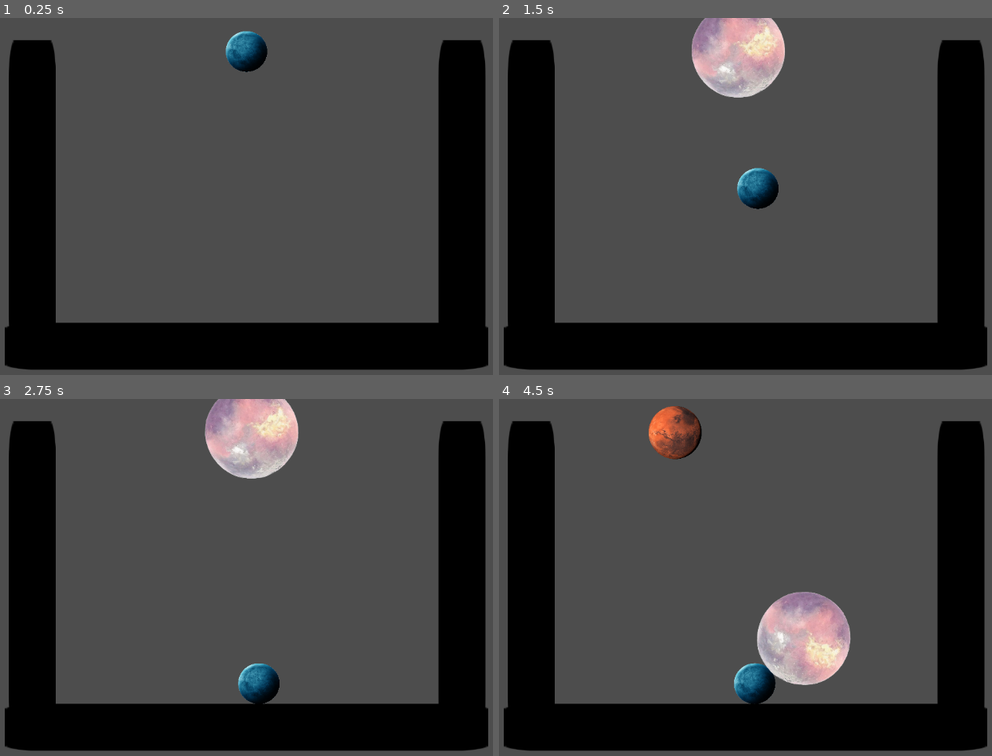
Above: before the commit, frames 1-4 (two rows, left to right).
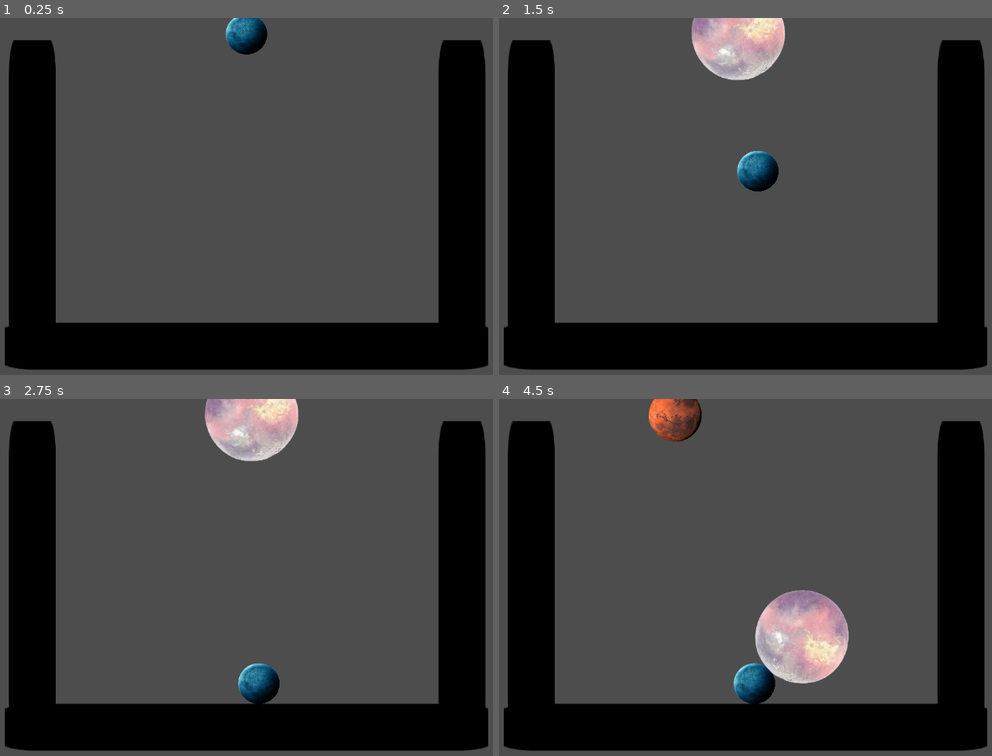
Above: after the commit, the same moments.

Repository: 6thAce/marbel-merger
Game: Godot game, scene res://main.tscn
Two runs of this game, one before a commit and one after it. Both use one fixed random seed, a clock stepped at 60 frames per second and the inputs below. The engine's default icon, where the game draws it, is replaced by a stand-in: a white triangle on a blue panel in a dark square.
Inputs (mouse positions are in pixels of both pictures, inside the frame that each line leads up to):
- Up to frame 1 (0.25 s): no input
- Up to frame 2 (1.5 s): tap Enter at 0.5 s; move the mouse to (883, 178) at 0.52 s; hold Right (ui_right) 0.53-1.28 s; click (883, 178) at 0.67 s; move the mouse to (617, 214) at 1.27 s; hold Left (ui_left) from 1.28 s (still down)
- Up to frame 3 (2.75 s): move the mouse to (310, 498) at 2.02 s; release Left (ui_left) at 2.03 s; hold Right (ui_right) from 2.03 s (still down)
- Up to frame 4 (4.5 s): move the mouse to (710, 648) at 2.77 s; click (710, 648) at 2.92 s; move the mouse to (937, 631) at 3.52 s; release Right (ui_right) at 3.53 s; hold Left (ui_left) from 3.53 s (still down); move the mouse to (553, 523) at 4.27 s

The runs differ from the first frame. In frame 1, 1.1% of the frame differs, in the area x 45-55%, y 0-16%; in frame 2, 3.9%, in the area x 39-58%, y 0-54%; in frame 3, 2.8%; in frame 4, 2.1%.

Commit message:
created ball script

Diff:
--- a/ball0.tscn
+++ b/ball0.tscn
@@ -1,11 +1,13 @@
-[gd_scene load_steps=3 format=3 uid="uid://dn0bkncduyfsg"]
+[gd_scene load_steps=4 format=3 uid="uid://dn0bkncduyfsg"]
 
+[ext_resource type="Script" uid="uid://cuo31a2kgyd7b" path="res://ball_0.gd" id="1_386b5"]
 [ext_resource type="Texture2D" uid="uid://b17tl20ipyl2r" path="res://Planet/pngwing.com (6).png" id="1_3203s"]
 
 [sub_resource type="CircleShape2D" id="CircleShape2D_5jjlg"]
 radius = 26.019224
 
 [node name="ball0" type="RigidBody2D"]
+script = ExtResource("1_386b5")
 
 [node name="Sprite2D" type="Sprite2D" parent="."]
 scale = Vector2(0.17, 0.17)
--- a/ball1.tscn
+++ b/ball1.tscn
@@ -1,11 +1,13 @@
-[gd_scene load_steps=3 format=3 uid="uid://dem7sn5vpcpx0"]
+[gd_scene load_steps=4 format=3 uid="uid://dem7sn5vpcpx0"]
 
+[ext_resource type="Script" uid="uid://dit6oj3gj4vs" path="res://ball_1.gd" id="1_5jjlg"]
 [ext_resource type="Texture2D" uid="uid://iiv7wscammqe" path="res://Planet/pngwing.com (7).png" id="1_aufaw"]
 
 [sub_resource type="CircleShape2D" id="CircleShape2D_aufaw"]
 radius = 63.333332
 
 [node name="ball1" type="RigidBody2D"]
+script = ExtResource("1_5jjlg")
 
 [node name="Sprite2D" type="Sprite2D" parent="."]
 scale = Vector2(0.3, 0.3)
--- a/ball2.tscn
+++ b/ball2.tscn
@@ -1,11 +1,13 @@
-[gd_scene load_steps=3 format=3 uid="uid://dmh855alp8erh"]
+[gd_scene load_steps=4 format=3 uid="uid://dmh855alp8erh"]
 
+[ext_resource type="Script" uid="uid://cjkwm1m3jmpk1" path="res://ball_2.gd" id="1_cq731"]
 [ext_resource type="Texture2D" uid="uid://bm60jc41fc072" path="res://Planet/pngwing.com (3).png" id="1_rljgb"]
 
 [sub_resource type="CircleShape2D" id="CircleShape2D_qswyg"]
 radius = 65.00769
 
 [node name="ball2" type="RigidBody2D"]
+script = ExtResource("1_cq731")
 
 [node name="Sprite2D" type="Sprite2D" parent="."]
 scale = Vector2(0.25, 0.25)
--- a/ball3.tscn
+++ b/ball3.tscn
@@ -1,11 +1,13 @@
-[gd_scene load_steps=3 format=3 uid="uid://dlypir5dynwuy"]
+[gd_scene load_steps=4 format=3 uid="uid://dlypir5dynwuy"]
 
+[ext_resource type="Script" uid="uid://dt2vcv47rdhyw" path="res://ball_3.gd" id="1_t3t4t"]
 [ext_resource type="Texture2D" uid="uid://x63ub6f3gtn" path="res://Planet/pngwing.com (1).png" id="1_x8fbi"]
 
 [sub_resource type="CircleShape2D" id="CircleShape2D_41u45"]
 radius = 50.039986
 
 [node name="ball3" type="RigidBody2D"]
+script = ExtResource("1_t3t4t")
 
 [node name="Sprite2D" type="Sprite2D" parent="."]
 scale = Vector2(0.25, 0.25)
--- a/ball4.tscn
+++ b/ball4.tscn
@@ -1,11 +1,13 @@
-[gd_scene load_steps=3 format=3 uid="uid://da3f7w6w23chk"]
+[gd_scene load_steps=4 format=3 uid="uid://da3f7w6w23chk"]
 
 [ext_resource type="Texture2D" uid="uid://84mi0c0k75f2" path="res://Planet/pngwing.com (2).png" id="1_5isnn"]
+[ext_resource type="Script" uid="uid://dxwna2w5nr8ow" path="res://ball_4.gd" id="1_s1pa7"]
 
 [sub_resource type="CircleShape2D" id="CircleShape2D_5isnn"]
 radius = 90.005554
 
 [node name="ball4" type="RigidBody2D"]
+script = ExtResource("1_s1pa7")
 
 [node name="Sprite2D" type="Sprite2D" parent="."]
 scale = Vector2(0.12, 0.12)
--- a/ball5.tscn
+++ b/ball5.tscn
@@ -1,11 +1,13 @@
-[gd_scene load_steps=3 format=3 uid="uid://b6gpitykrcbhg"]
+[gd_scene load_steps=4 format=3 uid="uid://b6gpitykrcbhg"]
 
+[ext_resource type="Script" uid="uid://b6fal4xywjmvx" path="res://ball_5.gd" id="1_8as1p"]
 [ext_resource type="Texture2D" uid="uid://btejto8hc3tdn" path="res://Planet/pngwing.com (4).png" id="1_vhg11"]
 
 [sub_resource type="CircleShape2D" id="CircleShape2D_s1pa7"]
 radius = 112.04017
 
 [node name="ball5" type="RigidBody2D"]
+script = ExtResource("1_8as1p")
 
 [node name="Sprite2D" type="Sprite2D" parent="."]
 scale = Vector2(0.5, 0.5)
--- /dev/null
+++ b/ball_0.gd
@@ -0,0 +1,40 @@
+extends RigidBody2D
+
+@export var level: int = 0   # Ball type (0,1,2,...)
+@onready var main = get_tree().root.get_node("Main") # reference to Main node
+
+func _ready():
+	# Connect collision signal
+	self.body_entered.connect(_on_body_entered)
+
+
+func _on_body_entered(body: Node):
+	# Check if colliding with another ball
+	if body is RigidBody2D and body.has_method("get_level"):
+		if body.get_level() == level:  # same type
+			merge_with(body)
+
+
+func get_level() -> int:
+	return level
+
+
+func merge_with(other_ball: RigidBody2D):
+	if !is_instance_valid(other_ball):
+		return
+
+	# Position for new ball (middle of the two)
+	var new_pos = (position + other_ball.position) / 2.0
+
+	# Remove the two old balls
+	queue_free()
+	other_ball.queue_free()
+
+	# Next level
+	var next_level = level + 1
+
+	# If next level exists in Main's ball_scenes array
+	if next_level < main.ball_scenes.size():
+		var NewBall = main.ball_scenes[next_level].instantiate()
+		NewBall.position = new_pos
+		main.add_child(NewBall)
--- /dev/null
+++ b/ball_1.gd
@@ -0,0 +1,40 @@
+extends RigidBody2D
+
+@export var level: int = 0   # Ball type (0,1,2,...)
+@onready var main = get_tree().root.get_node("Main") # reference to Main node
+
+func _ready():
+	# Connect collision signal
+	self.body_entered.connect(_on_body_entered)
+
+
+func _on_body_entered(body: Node):
+	# Check if colliding with another ball
+	if body is RigidBody2D and body.has_method("get_level"):
+		if body.get_level() == level:  # same type
+			merge_with(body)
+
+
+func get_level() -> int:
+	return level
+
+
+func merge_with(other_ball: RigidBody2D):
+	if !is_instance_valid(other_ball):
+		return
+
+	# Position for new ball (middle of the two)
+	var new_pos = (position + other_ball.position) / 2.0
+
+	# Remove the two old balls
+	queue_free()
+	other_ball.queue_free()
+
+	# Next level
+	var next_level = level + 1
+
+	# If next level exists in Main's ball_scenes array
+	if next_level < main.ball_scenes.size():
+		var NewBall = main.ball_scenes[next_level].instantiate()
+		NewBall.position = new_pos
+		main.add_child(NewBall)
--- /dev/null
+++ b/ball_2.gd
@@ -0,0 +1,40 @@
+extends RigidBody2D
+
+@export var level: int = 0   # Ball type (0,1,2,...)
+@onready var main = get_tree().root.get_node("Main") # reference to Main node
+
+func _ready():
+	# Connect collision signal
+	self.body_entered.connect(_on_body_entered)
+
+
+func _on_body_entered(body: Node):
+	# Check if colliding with another ball
+	if body is RigidBody2D and body.has_method("get_level"):
+		if body.get_level() == level:  # same type
+			merge_with(body)
+
+
+func get_level() -> int:
+	return level
+
+
+func merge_with(other_ball: RigidBody2D):
+	if !is_instance_valid(other_ball):
+		return
+
+	# Position for new ball (middle of the two)
+	var new_pos = (position + other_ball.position) / 2.0
+
+	# Remove the two old balls
+	queue_free()
+	other_ball.queue_free()
+
+	# Next level
+	var next_level = level + 1
+
+	# If next level exists in Main's ball_scenes array
+	if next_level < main.ball_scenes.size():
+		var NewBall = main.ball_scenes[next_level].instantiate()
+		NewBall.position = new_pos
+		main.add_child(NewBall)
--- /dev/null
+++ b/ball_3.gd
@@ -0,0 +1,40 @@
+extends RigidBody2D
+
+@export var level: int = 0   # Ball type (0,1,2,...)
+@onready var main = get_tree().root.get_node("Main") # reference to Main node
+
+func _ready():
+	# Connect collision signal
+	self.body_entered.connect(_on_body_entered)
+
+
+func _on_body_entered(body: Node):
+	# Check if colliding with another ball
+	if body is RigidBody2D and body.has_method("get_level"):
+		if body.get_level() == level:  # same type
+			merge_with(body)
+
+
+func get_level() -> int:
+	return level
+
+
+func merge_with(other_ball: RigidBody2D):
+	if !is_instance_valid(other_ball):
+		return
+
+	# Position for new ball (middle of the two)
+	var new_pos = (position + other_ball.position) / 2.0
+
+	# Remove the two old balls
+	queue_free()
+	other_ball.queue_free()
+
+	# Next level
+	var next_level = level + 1
+
+	# If next level exists in Main's ball_scenes array
+	if next_level < main.ball_scenes.size():
+		var NewBall = main.ball_scenes[next_level].instantiate()
+		NewBall.position = new_pos
+		main.add_child(NewBall)
--- /dev/null
+++ b/ball_4.gd
@@ -0,0 +1,40 @@
+extends RigidBody2D
+
+@export var level: int = 0   # Ball type (0,1,2,...)
+@onready var main = get_tree().root.get_node("Main") # reference to Main node
+
+func _ready():
+	# Connect collision signal
+	self.body_entered.connect(_on_body_entered)
+
+
+func _on_body_entered(body: Node):
+	# Check if colliding with another ball
+	if body is RigidBody2D and body.has_method("get_level"):
+		if body.get_level() == level:  # same type
+			merge_with(body)
+
+
+func get_level() -> int:
+	return level
+
+
+func merge_with(other_ball: RigidBody2D):
+	if !is_instance_valid(other_ball):
+		return
+
+	# Position for new ball (middle of the two)
+	var new_pos = (position + other_ball.position) / 2.0
+
+	# Remove the two old balls
+	queue_free()
+	other_ball.queue_free()
+
+	# Next level
+	var next_level = level + 1
+
+	# If next level exists in Main's ball_scenes array
+	if next_level < main.ball_scenes.size():
+		var NewBall = main.ball_scenes[next_level].instantiate()
+		NewBall.position = new_pos
+		main.add_child(NewBall)
--- /dev/null
+++ b/ball_5.gd
@@ -0,0 +1,40 @@
+extends RigidBody2D
+
+@export var level: int = 0   # Ball type (0,1,2,...)
+@onready var main = get_tree().root.get_node("Main") # reference to Main node
+
+func _ready():
+	# Connect collision signal
+	self.body_entered.connect(_on_body_entered)
+
+
+func _on_body_entered(body: Node):
+	# Check if colliding with another ball
+	if body is RigidBody2D and body.has_method("get_level"):
+		if body.get_level() == level:  # same type
+			merge_with(body)
+
+
+func get_level() -> int:
+	return level
+
+
+func merge_with(other_ball: RigidBody2D):
+	if !is_instance_valid(other_ball):
+		return
+
+	# Position for new ball (middle of the two)
+	var new_pos = (position + other_ball.position) / 2.0
+
+	# Remove the two old balls
+	queue_free()
+	other_ball.queue_free()
+
+	# Next level
+	var next_level = level + 1
+
+	# If next level exists in Main's ball_scenes array
+	if next_level < main.ball_scenes.size():
+		var NewBall = main.ball_scenes[next_level].instantiate()
+		NewBall.position = new_pos
+		main.add_child(NewBall)
--- a/main.tscn
+++ b/main.tscn
@@ -17,7 +17,7 @@
 target_position = Vector2(687.30786, 687.3078)
 
 [node name="BallSpawner" type="Marker2D" parent="."]
-position = Vector2(604, -32)
+position = Vector2(604, -74)
 
 [node name="Camera2D" type="Camera2D" parent="."]
 position = Vector2(602, 319)
Not shown, added: ball_0.gd.uid
Not shown, added: ball_1.gd.uid
Not shown, added: ball_2.gd.uid
Not shown, added: ball_3.gd.uid
Not shown, added: ball_4.gd.uid
Not shown, added: ball_5.gd.uid
